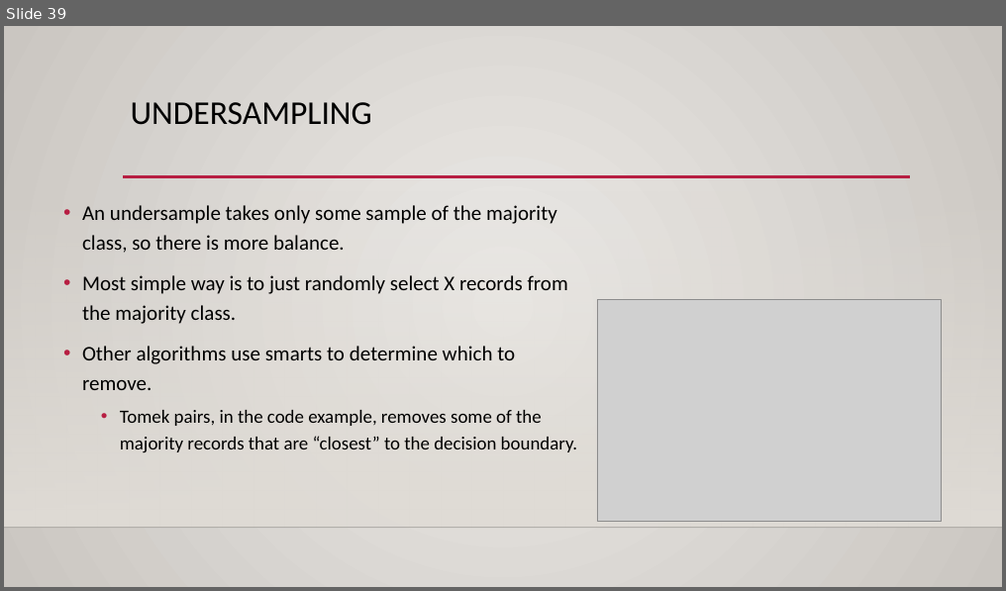
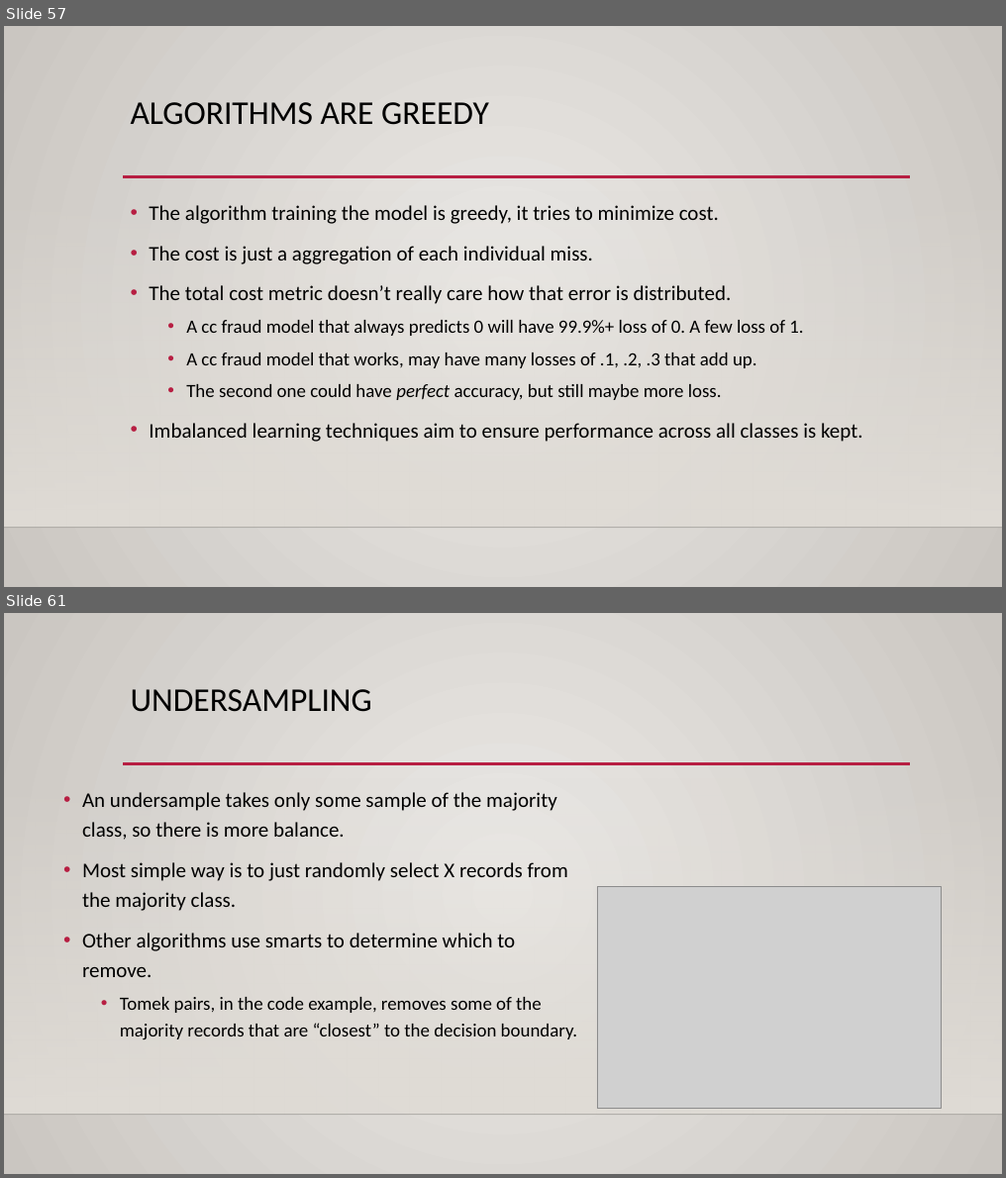
Before and after one commit to AkeemSemperDataScience/Basic_Stats_in_Python_Student_Repository, a slide deck: reference_material/slides/024_log_reg_2.pptx. Shown one above the other, each under a label of ours: slide 39 before the commit, slides 57 and 61 after it; the slides between them are not shown. The pictures are 1006x591 and 1006x1178 pixels, drawn with LibreOffice and Linux fonts; fonts in the diff are those of the drawing; grey boxes stand for pictures; background and template pictures are left out. Boxes give left, top, right and bottom in pixels: in the first picture for what was removed or moved away, otherwise in the second. Text is boxed around its words. In the diff, an @@ line names an element or a change of style, - is before the commit and + after.

```diff
--- a/reference_material/slides/024_log_reg_2.pptx
+++ b/reference_material/slides/024_log_reg_2.pptx
@@ slide 57 added at (4, 26, 1002, 587), background gradient #ECEAE7 to #CAC7C1; not listed: 3 template elements that a slide beside it also shows @@
@@ title added at (131, 102, 489, 125), 32 pt, text #000000 @@
+ALGORITHMS ARE GREEDY
@@ text added at (149, 205, 863, 442), 20 pt, text #000000 @@
+• The algorithm training the model is greedy, it tries to minimize cost.
+• The cost is just a aggregation of each individual miss.
+• The total cost metric doesn’t really care how that error is distributed.
+  • A cc fraud model that always predicts 0 will have 99.9%+ loss of 0. A few loss of 1.
+  • A cc fraud model that works, may have many losses of .1, .2, .3 that add up.
+  • The second one could have perfect accuracy, but still maybe more loss.
+• Imbalanced learning techniques aim to ensure performance across all classes is kept.
@@ what was slide 39 is now slide 61 @@
```
Also in this commit, not shown: 15 slides changed, 22 other slides added, 1 slide removed, 3 other files.
